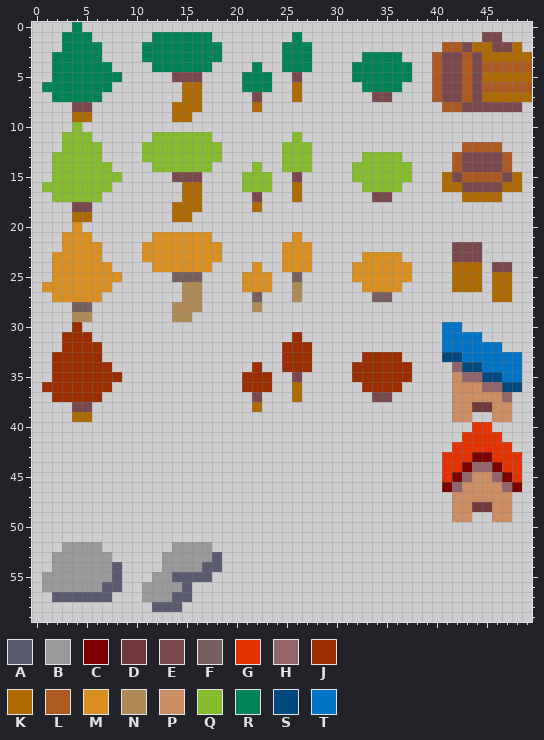
Two states of a pixel-art sprite, DozyGrove/DozyGrove/Content/barriers.png. This is how it looked before the edit.
The file is 50x50 pixels. The old version is drawn lined up with the new one.
Palette (. is transparent): A #5a5a70  B #99999b  C #7f0000  D #70393b  E #7a494d  F #775f5f  G #e43300  H #916569  J #9b2d00  K #ae6a00  L #ad5a22  M #d88f20  N #ad8a56  P #cc8d63  Q #85bc2d  R #008455  S #004a7f  T #0074c6
Pixels before (only the part around the change), first column x 0:
27 ..MMMMM........NN.....F...N.......FF..........K
28 ....FF........NNN.....N........................
29 ....NN........NN...............................
30 ....J....................................TT....
31 ...JJJ....................J..............TTTT..
32 ...JJJJ..................JJJ.............TTTTTT
33 ..JJJJJ..................JJJ.....JJJJ....SSTTTT
34 ..JJJJJJ..............J..JJJ....JJJJJJ....HSSTT
35 ..JJJJJJJ............JJJ..E.....JJJJJJ....PHHSS
36 .JJJJJJJ.............JJJ..K......JJJJ.....PPPHH
37 ..JJJJJ...............E...K.......EE......PPPPP
38 ....EE................K...................PPDDP
39 ....KK....................................PP..P
40 ............................................GG.
41 ...........................................GGGG
42 ..........................................GGGGG
43 .........................................GGGCCG
44 .........................................GGCHHC
45 .........................................GCHPPH
46 .........................................CHPPPP
47 ..........................................PPPPP
48 ..........................................PPDDP
49 ..........................................PP..P
50 ...............................................
51 ...............................................
52 ...BBBB.......BBBB.............................
53 ..BBBBBB.....BBBBBA............................
54 ..BBBBBBA....BBBBAA............................
55 .BBBBBBBA...BBAAAA.............................
56 .BBBBBBAA..BBBBA...............................
57 ..AAAAAA...BBBAA...............................
58 ............AAA................................
59 ...............................................
Once edited:
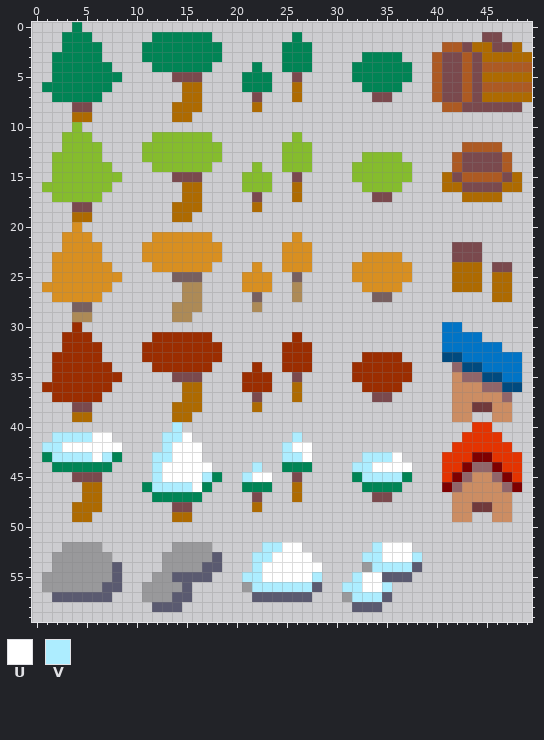
Colours new in this view: U #ffffff  V #adedff
Changes in this commit:
canvas 50x50 -> 50x60; drawings rearranged on the sheet (the old picture shows each at its new place; 1 dropped ones are not shown)
The edit adds colour A in row 54 at x 38; in row 55 at x 35 to 37; in row 56 at x 28; in row 57 at x 22 to 27 and 35; in row 58 at x 32 to 34.
The edit adds colour B in row 54 at x 33; in row 56 at x 21; in row 57 at x 31.
The edit adds colour E in row 35 at x 14 to 16; in row 45 at x 4 to 6 and 26; in row 47 at x 22 and 34 to 35; in row 48 at x 14 to 15.
The edit adds colour J in row 31 at x 12 to 17; in rows 32 to 33 at x 11 to 18; in row 34 at x 12 to 17.
The edit adds colour K in rows 36 to 37 at x 15 to 16; in row 38 at x 14 to 16; in row 39 at x 14 to 15; in rows 46 to 47 at x 5 to 6 and 26; in row 48 at x 4 to 6 and 22; in row 49 at x 4 to 5 and 14 to 15.
The edit adds colour R in row 43 at x 1 and 8; in row 44 at x 2 to 7 and 25 to 27; in row 45 at x 18, 32 and 37; in row 46 at x 11, 17, 21 to 23 and 33 to 36; in row 47 at x 12 to 16.
The edit adds colour U in row 41 at x 6 to 7 and 15; in row 42 at x 3 to 8, 14 to 16 and 26 to 27; in row 43 at x 6, 14 to 16, 27 and 36; in row 44 at x 13 to 17 and 34 to 37; in row 45 at x 13 to 16 and 22 to 23; in row 46 at x 16.
The edit adds colour U in row 52 at x 25 to 26 and 35 to 37; in row 53 at x 24 to 27 and 35 to 37; in row 54 at x 23 to 28; in row 55 at x 23 to 27 and 33 to 34; in row 56 at x 33 to 34.
The edit adds colour V in row 40 at x 14; in row 41 at x 2 to 5, 13 to 14 and 26; in row 42 at x 1 to 2, 13 and 25; in row 43 at x 2 to 5, 7, 12 to 13, 25 to 26 and 33 to 35; in row 44 at x 12, 22 and 32 to 33; in row 45 at x 12, 17, 21 and 33 to 36.
The edit adds colour V in row 46 at x 12 to 15; in row 52 at x 23 to 24 and 34; in row 53 at x 22 to 23, 33 to 34 and 38; in row 54 at x 22 and 34 to 37; in row 55 at x 21 to 22, 28 and 32; in row 56 at x 22 to 27, 31 to 32 and 35.
The edit adds colour V in row 57 at x 32 to 34.
